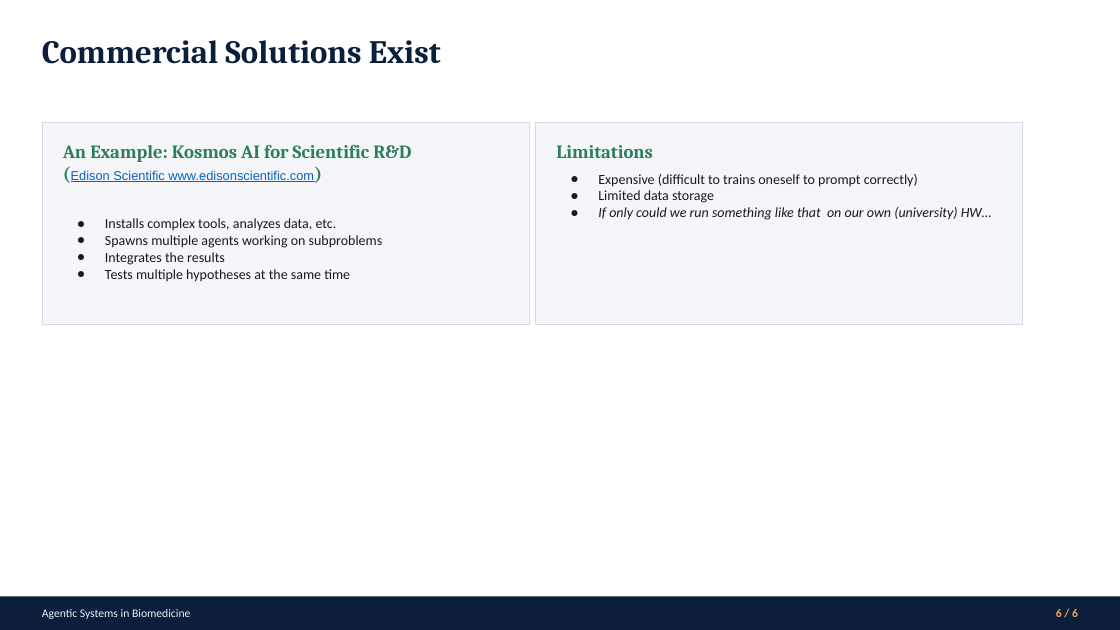
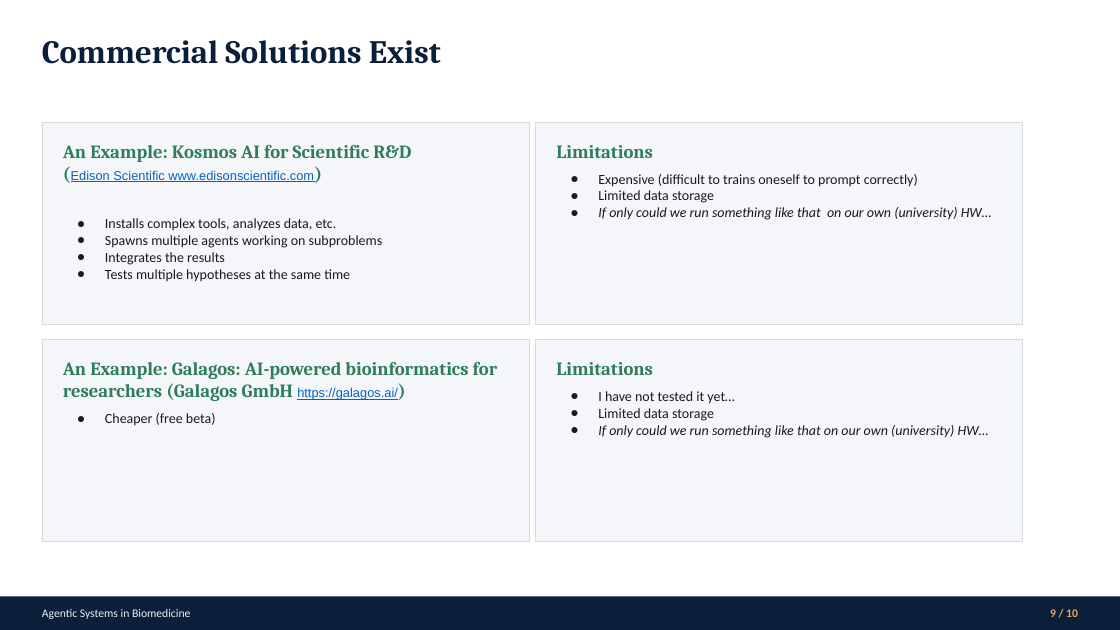
Before and after one commit to rse-cuni/Agentic-Systems-in-Biomedicine, a slide deck: slide 9 of Presentations/Agentic Systems - Welcome.pptx. Drawn at 1120x630 pixels with LibreOffice and Linux fonts; fonts in the diff are those of the drawing. Boxes give left, top, right and bottom in pixels: in the first picture for what was removed or moved away, otherwise in the second. Text is boxed around its words. In the diff, an @@ line names an element or a change of style, - is before the commit and + after.

```diff
--- a/Presentations/Agentic Systems - Welcome.pptx
+++ b/Presentations/Agentic Systems - Welcome.pptx
@@ rectangle added at (42,340,529,542), fill #F4F6F9, outline #D5DBE3 0.75 pt, 16 pt, text #2E7D5B, bold @@
+An Example: Galagos: AI-powered bioinformatics for researchers (Galagos GmbH https://galagos.ai/)
+● Cheaper (free beta)
@@ rectangle added at (535,340,1023,542), fill #F4F6F9, outline #D5DBE3 0.75 pt, 12 pt, text #1A1A1A, italic @@
+Limitations
+● I have not tested it yet…
+● Limited data storage
+● If only could we run something like that on our own (university) HW…
@@ text at (1050,609,1078,617): text changed @@
-6 / 6
+9 / 10
```
Also in this commit, not shown: 8 other slides changed, 1 other file.
